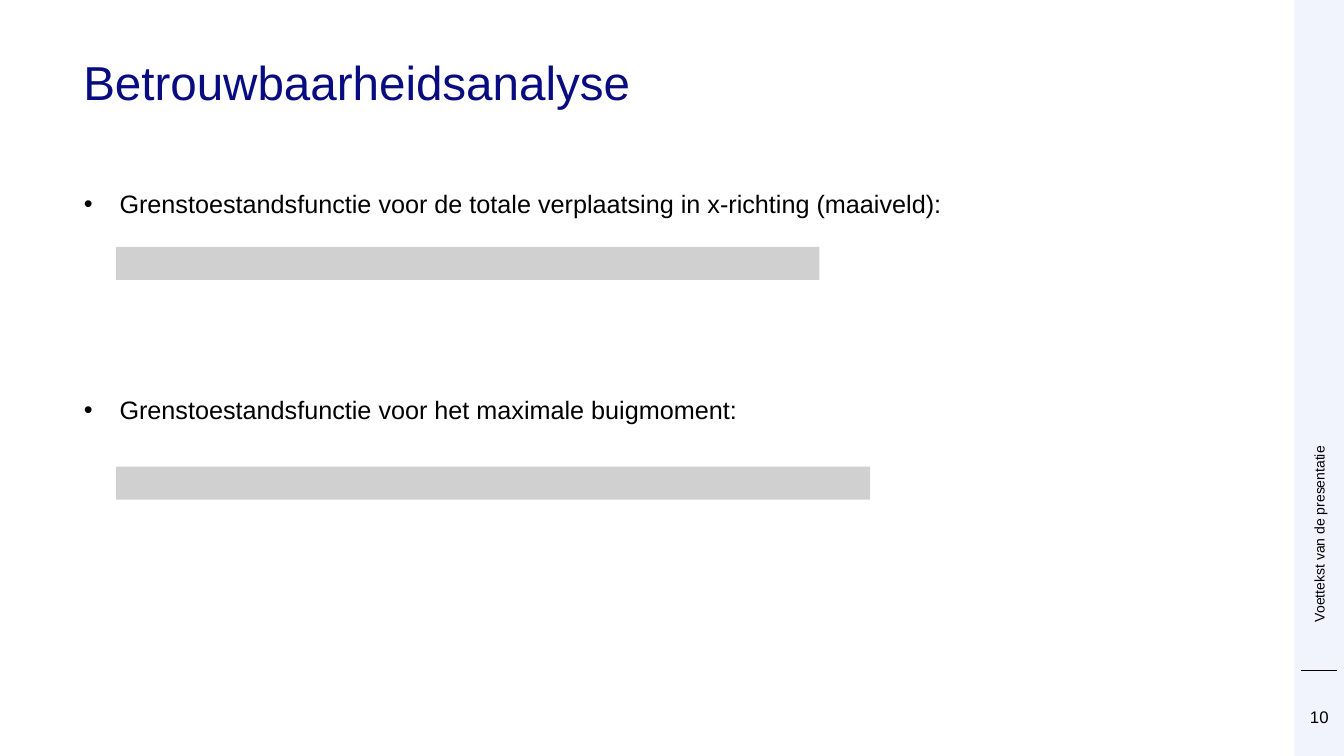
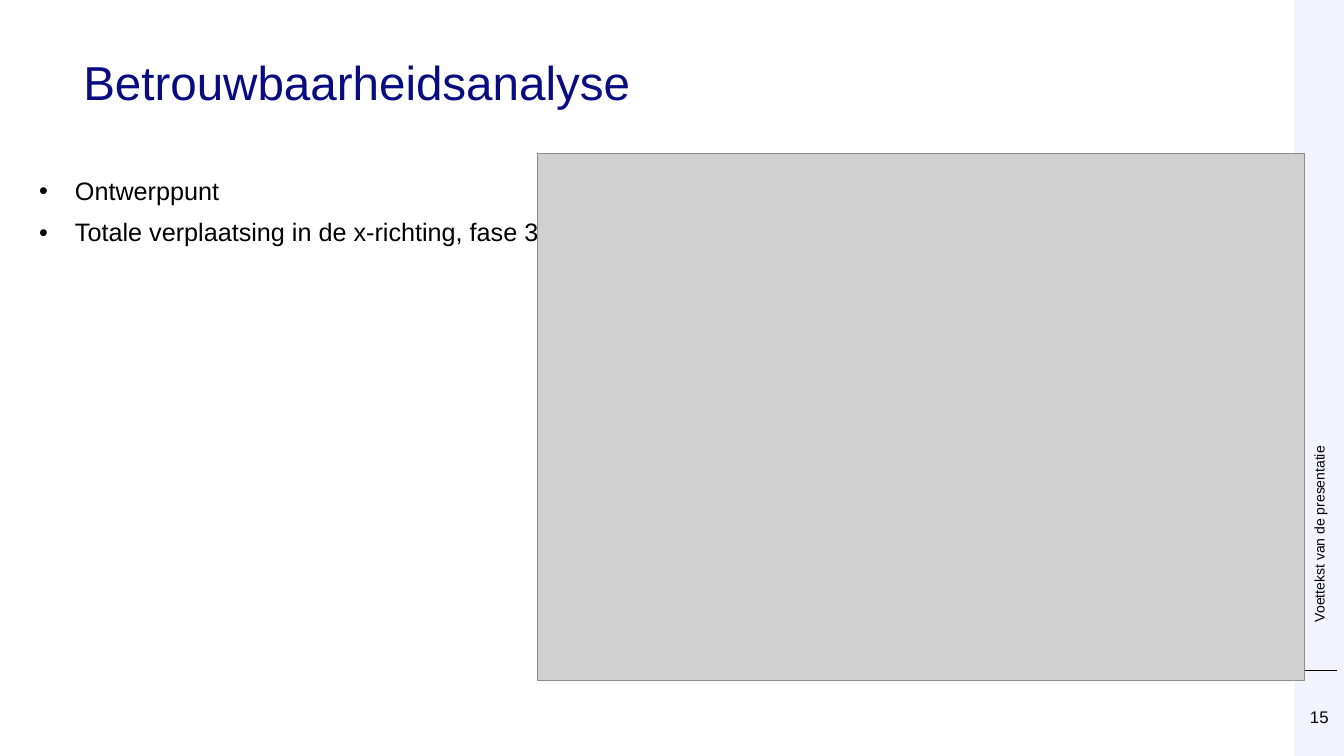
Before and after one commit to Deltares/ProbabilisticLibrary, a slide deck: slide 15 of sources/Deltares.Probabilistic.PWrapper.Examples/kratos/Prob Kratos DSD.pptx (slide 10 before the commit). Drawn at 1344x756 pixels with LibreOffice and Linux fonts; fonts in the diff are those of the drawing; grey boxes stand for pictures; background and template pictures are left out. Boxes give left, top, right and bottom in pixels: in the first picture for what was removed or moved away, otherwise in the second. Text is boxed around its words. In the diff, an @@ line names an element or a change of style, - is before the commit and + after.

```diff
--- a/sources/Deltares.Probabilistic.PWrapper.Examples/kratos/Prob Kratos DSD.pptx
+++ b/sources/Deltares.Probabilistic.PWrapper.Examples/kratos/Prob Kratos DSD.pptx
@@ picture added at <box>537,153,1306,681</box> @@
@@ text at <box>75,182,538,247</box>: text changed @@
-• Grenstoestandsfunctie voor de totale verplaatsing in x-richting (maaiveld):
-• Grenstoestandsfunctie voor het maximale buigmoment:
+• Ontwerppunt
+• Totale verplaatsing in de x-richting, fase 3
@@ picture removed at <box>116,247,820,280</box> @@
@@ picture removed at <box>116,467,870,500</box> @@
@@ page number at <box>1310,711,1329,723</box>: text changed @@
-10
+15
```
Also in this commit, not shown: 10 other slides changed, 1 slide removed.
